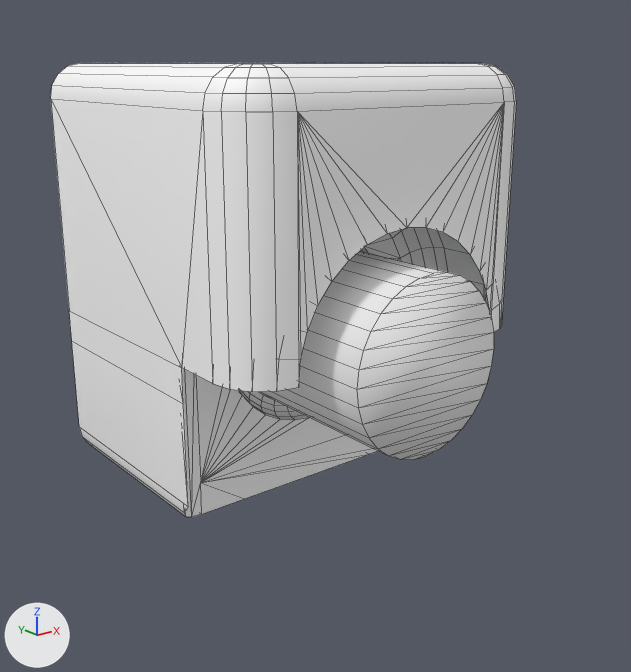
One commit to the FBX model Assets/Meshes/Generator.fbx: the scene before it, then after it.
Camera for both pictures: a camera (50 mm lens) standing at (-0.0313, -0.0416, 0.0251) and looking at (-0.0001, -0.0027, 0.0095). The lights are fixed; the arrows at lower left show +X, +Y and +Z. Mesh edges are drawn as thin lines. Where no turn or scale is listed for an object, it has been applied to the vertices. Vertices at the same position are counted once.
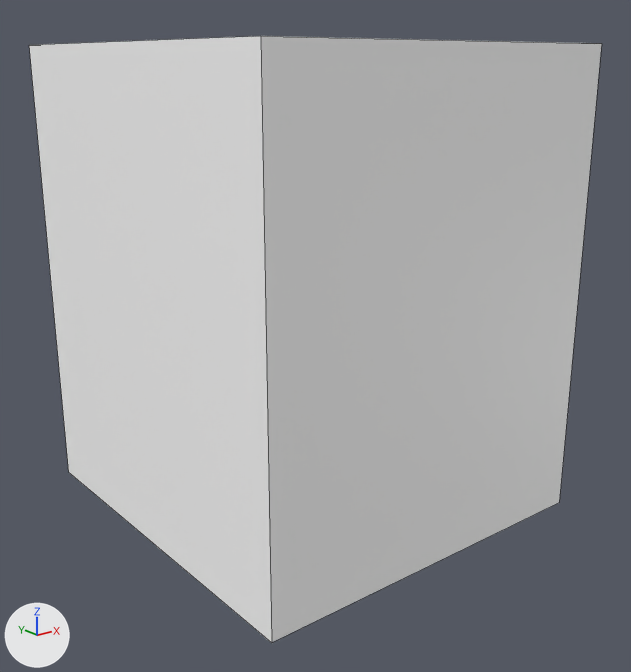
What differs and where, as boxes [x1, y1, x2, y2] in the pictures (631 x 672 px):
'Mesh', reshaped (23% wider, 34% taller): before [51, 63, 516, 517]; after [29, 36, 602, 643]
part 1 of me_mesh, built on: before [297, 102, 504, 241]; after [29, 36, 602, 643]

What the commit changed:
me_mesh is used by ob_mesh; location (0.0, 0.0, 0.0).
me_mesh had 458 vertices, 516 faces and spanned x -0.01..0.01, y -0.012..0.01, z 0.0..0.025.
me_mesh now has 466 vertices, 521 faces and spans x -0.011..0.011, y -0.013..0.01, z -0.001..0.026.
Part 1, on me_mesh:
4 faces are deleted.
8 vertices are added at x -0.011..0.011, y -0.013..0.01, z -0.001..0.026.
9 new faces join them.
